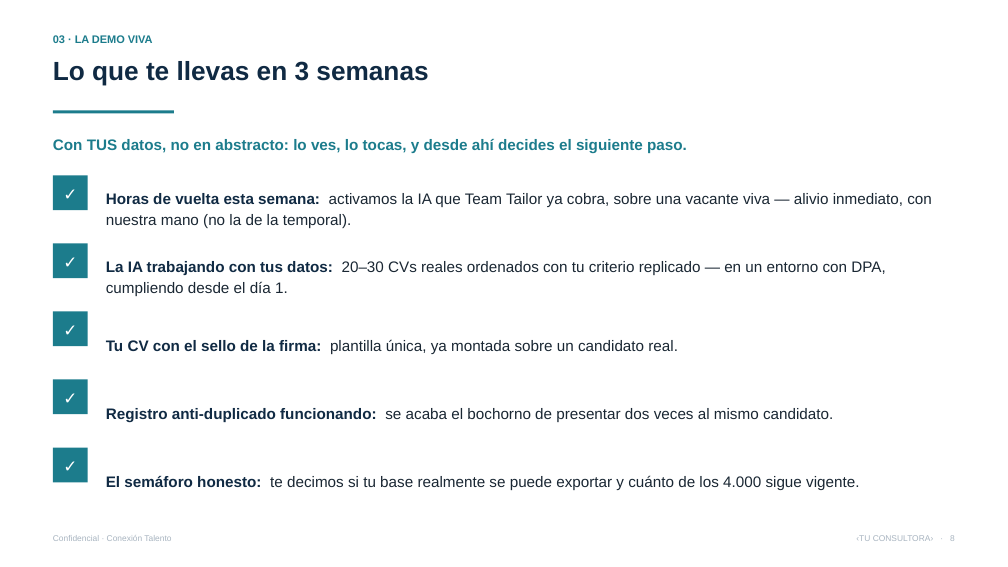
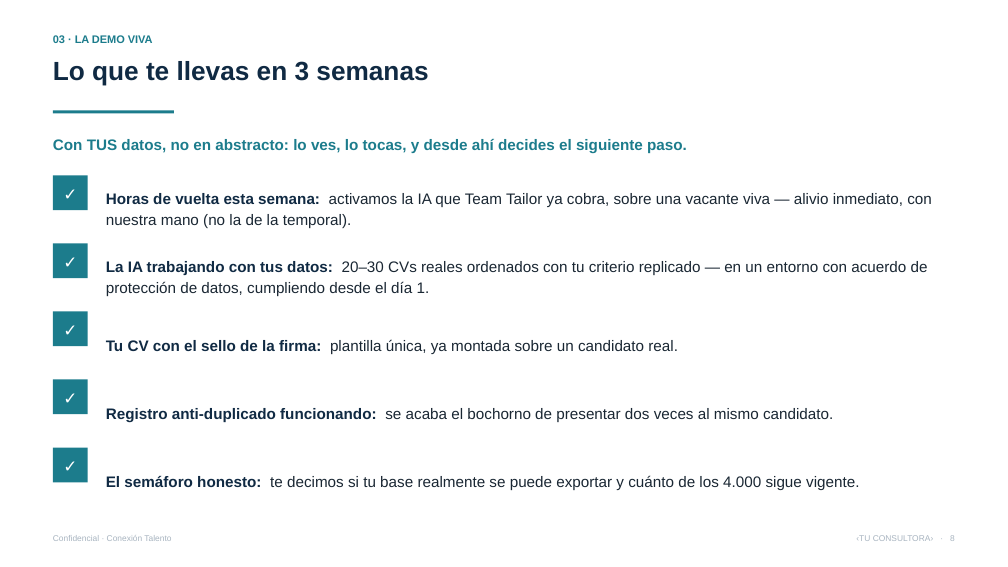
Before and after one commit to vverlaine/conexion-talento-ia, a slide deck: slide 8 of 04-propuesta/Presentacion-Conexion-Talento.pptx. Drawn at 1008x567 pixels with LibreOffice and Linux fonts; fonts in the diff are those of the drawing. Boxes give left, top, right and bottom in pixels: in the first picture for what was removed or moved away, otherwise in the second. Text is boxed around its words. In the diff, an @@ line names an element or a change of style, - is before the commit and + after.

```diff
--- a/04-propuesta/Presentacion-Conexion-Talento.pptx
+++ b/04-propuesta/Presentacion-Conexion-Talento.pptx
@@ text at [106, 261, 928, 296]: text changed @@
-La IA trabajando con tus datos: 20–30 CVs reales ordenados con tu criterio replicado — en un entorno con DPA, cumpliendo desde el día 1.
+La IA trabajando con tus datos: 20–30 CVs reales ordenados con tu criterio replicado — en un entorno con acuerdo de protección de datos, cumpliendo desde el día 1.
```
Also in this commit, not shown: 13 other slides changed, 19 other files.
